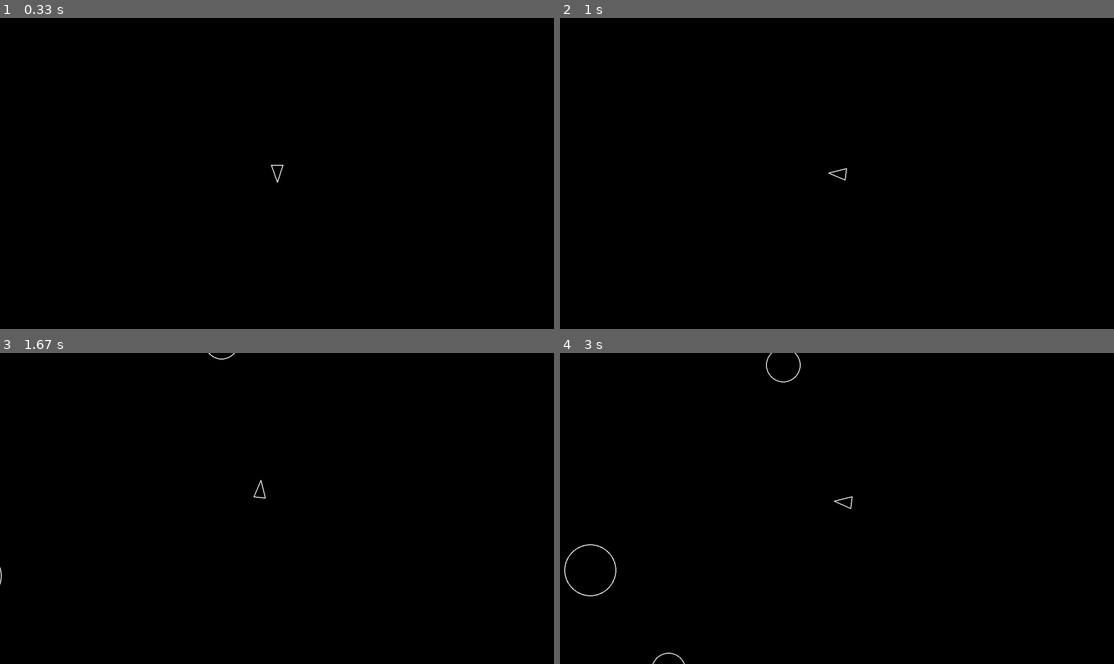
Above: before the commit, frames 1-4 (two rows, left to right).
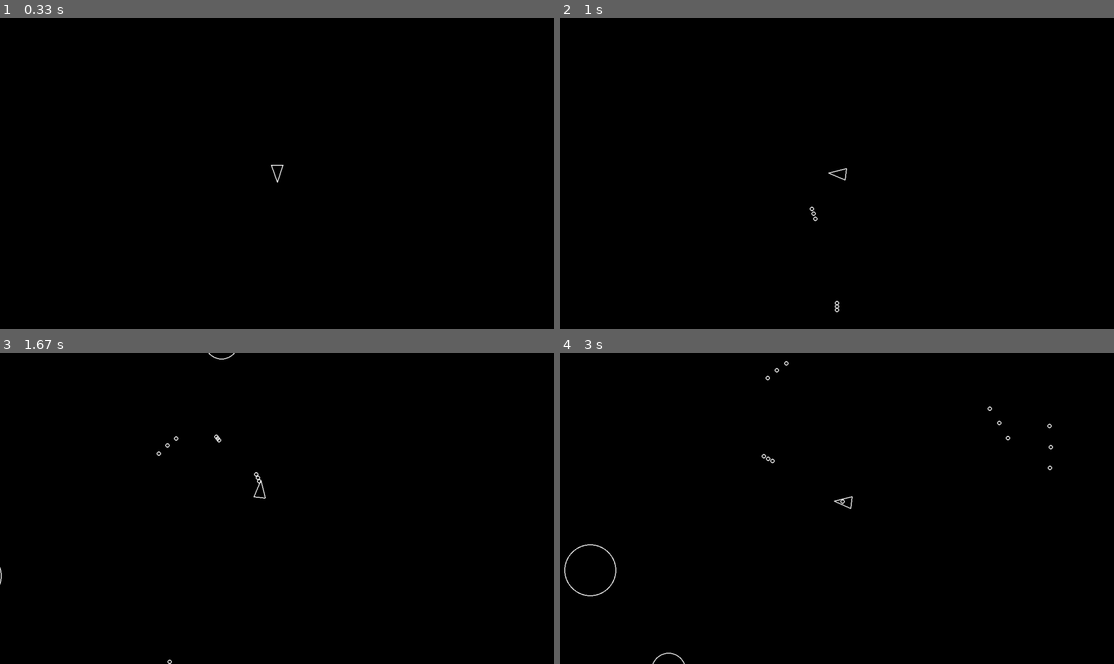
Above: after the commit, the same moments.

Repository: JaxnFPS/pygame_asteroids
Game: pygame game, started from main.py
Two runs of this game, one before a commit and one after it. Both use one fixed random seed, a clock stepped at 60 frames per second and the inputs below.
Inputs:
- Up to frame 1 (0.33 s): no input
- Up to frame 2 (1 s): tap Space at 0.33, 0.73 s; hold D from 0.67 s (still down)
- Up to frame 3 (1.67 s): tap Space at 1.03, 1.23, 1.57 s; release D at 1.13 s; hold W 1.17-1.47 s; hold D from 1.5 s (still down)
- Up to frame 4 (3 s): tap Space at 1.87, 2.07, 2.37, 2.63, 2.97 s; release D at 1.97 s; hold A 2-2.53 s; hold S 2.57-2.87 s; hold A from 2.9 s (still down)

Frame 1 is identical in both runs. In frame 2, less than 0.1% of the frame differs, in the area x 45-51%, y 60-95%; in frame 3, less than 0.1%; in frame 4, 0.2%, in the area x 36-89%, y 0-49%.

Commit message:
added shooting

Diff:
--- a/constants.py
+++ b/constants.py
@@ -9,3 +9,4 @@
 ASTEROID_SPAWN_RATE_SECONDS = 0.8
 ASTEROID_MAX_RADIUS = ASTEROID_MIN_RADIUS * ASTEROID_KINDS
 SHOT_RADIUS = 5
+PLAYER_SHOOT_SPEED = 500
--- a/main.py
+++ b/main.py
@@ -5,6 +5,7 @@
 from asteroid import Asteroid
 from asteroidfield import *
 import sys
+from shot import Shot
 def main():
     #game state (True = On)
     Game_State = True
@@ -16,9 +17,11 @@
     updatable = pygame.sprite.Group()
     drawable = pygame.sprite.Group()
     asteroids = pygame.sprite.Group()
+    shots = pygame.sprite.Group()
     Player.containers = (updatable,drawable)
     Asteroid.containers = (asteroids,updatable,drawable)
     AsteroidField.containers = (updatable)
+    Shot.containers = (shots,drawable,updatable)
     screen = pygame.display.set_mode((SCREEN_WIDTH,SCREEN_HEIGHT))
     #initialize clock object
     clock = pygame.time.Clock()
@@ -43,6 +46,11 @@
                 log_event("player_hit")
                 print("Game over!")
                 sys.exit()
+            for s in shots:
+                if a.collides_with(s):
+                    log_event("asteroid_shot")
+                    s.kill()
+                    a.kill()
         pygame.display.flip()
         dt = (clock.tick(fps))/1000
         # print(dt)
--- a/player.py
+++ b/player.py
@@ -1,6 +1,7 @@
 import circleshape
-from constants import PLAYER_RADIUS,LINE_WIDTH,PLAYER_TURN_SPEED,PLAYER_SPEED
+from constants import PLAYER_RADIUS,LINE_WIDTH,PLAYER_TURN_SPEED,PLAYER_SPEED,SHOT_RADIUS,PLAYER_SHOOT_SPEED
 import pygame
+from shot import Shot
 class Player(circleshape.CircleShape):
     def __init__(self,x,y):
         super().__init__(x,y, PLAYER_RADIUS)
@@ -32,9 +33,18 @@
             self.move(dt)
         if keys[pygame.K_s]:
             self.move(dt*(-1))
+        if keys[pygame.K_SPACE]:
+            self.shoot()
 
     def move(self,dt):
         unit_vector = pygame.Vector2(0,1)
         rotated_vector = unit_vector.rotate(self.rotation)
         rotated_with_speed_vector = rotated_vector * PLAYER_SPEED*dt
         self.position += rotated_with_speed_vector
+
+    def shoot(self):
+        s = Shot(self.position[0],self.position[1],SHOT_RADIUS)
+        unit_vector = pygame.Vector2(0,1)
+        rotated_vector = unit_vector.rotate(self.rotation)
+        scaled_rotated_vector = rotated_vector * PLAYER_SHOOT_SPEED
+        s.velocity = scaled_rotated_vector
--- /dev/null
+++ b/shot.py
@@ -0,0 +1,11 @@
+from circleshape import *
+from constants import *
+
+class Shot(CircleShape):
+    def __init__(self,x,y,radius):
+        super().__init__(x,y,radius)
+
+    def draw(self,screen):
+        pygame.draw.circle(screen,"white",self.position,SHOT_RADIUS,LINE_WIDTH)
+    def update(self,dt):
+        self.position+=dt*self.velocity
Not shown, changed: game_events.jsonl
